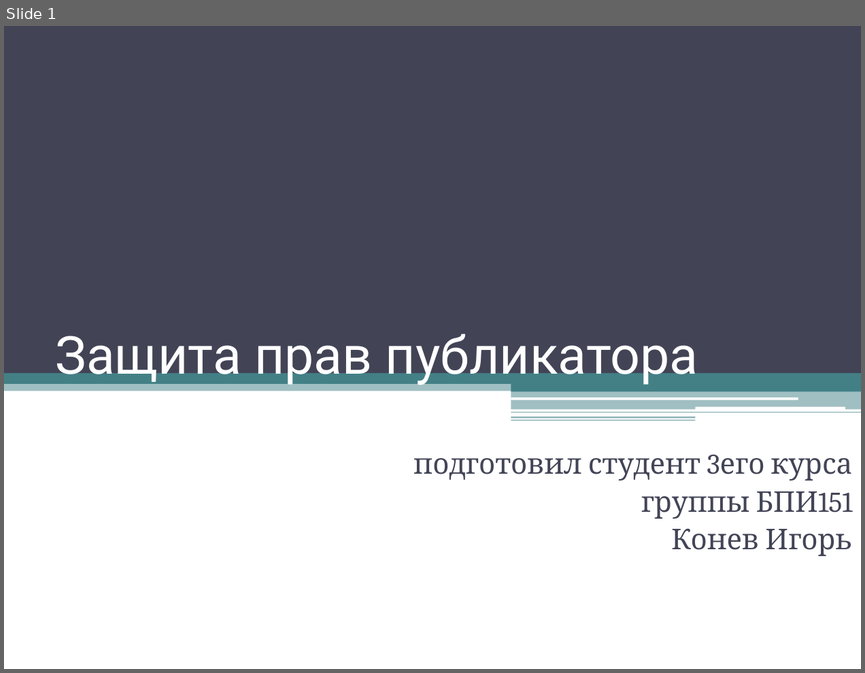
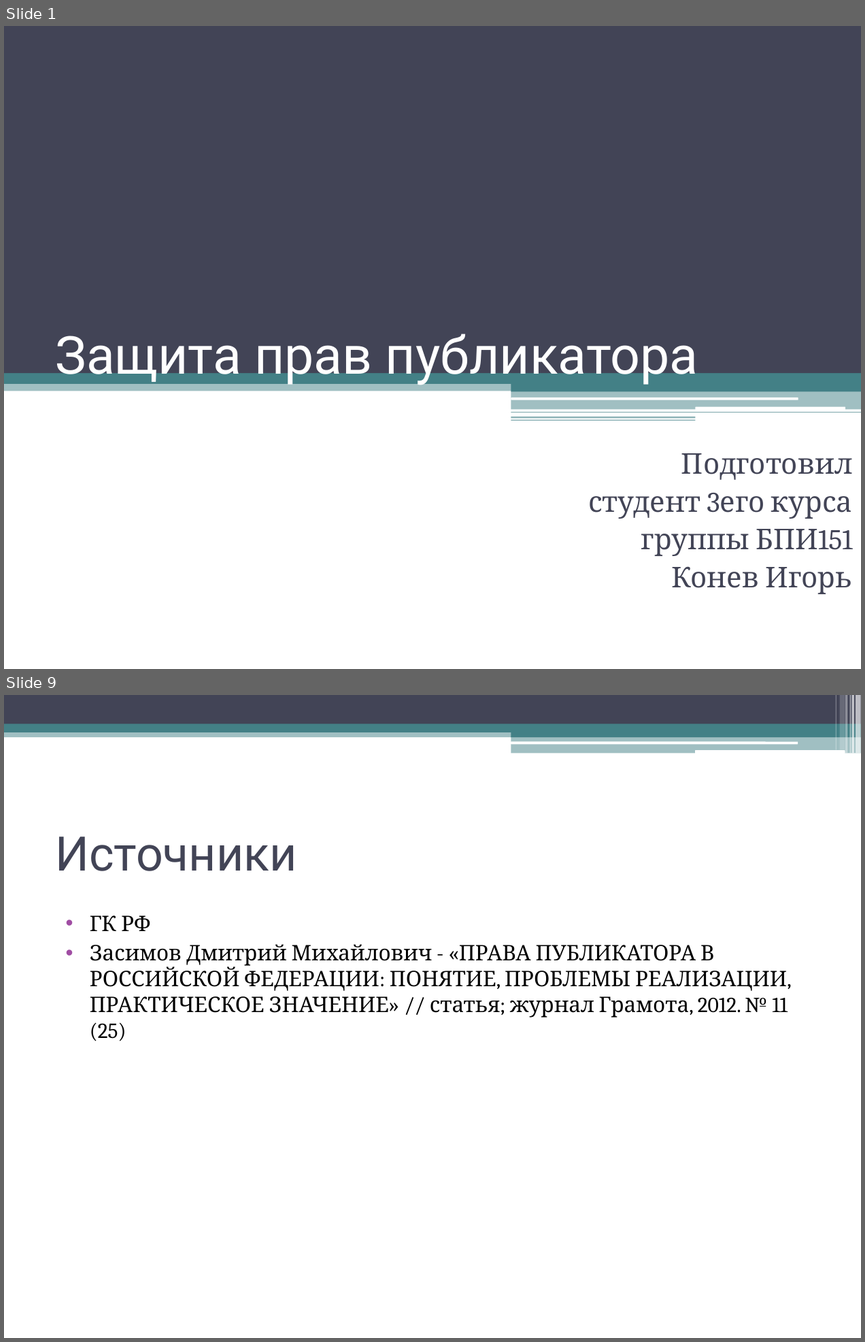
Before and after one commit to Mitsuhide777/PublisherRights, a slide deck: Защита прав публикатора.pptx. Shown one above the other, each under a label of ours: slide 1 before the commit, slides 1 and 9 after it; the slides between them are not shown. The pictures are 865x673 and 865x1342 pixels, drawn with LibreOffice and Linux fonts; fonts in the diff are those of the drawing. Boxes give left, top, right and bottom in pixels: in the first picture for what was removed or moved away, otherwise in the second. Text is boxed around its words. In the diff, an @@ line names an element or a change of style, - is before the commit and + after.

```diff
--- a/Защита прав публикатора.pptx
+++ b/Защита прав публикатора.pptx
@@ slide 9 added at box(4, 695, 861, 1338), background #FFFFFF @@
@@ rectangle added at box(4, 695, 861, 724), fill #424456 @@
@@ rectangle added at box(835, 695, 836, 750), fill #FFFFFF at 30% opacity @@
@@ rectangle added at box(839, 695, 844, 750), fill #FFFFFF at 20% opacity @@
@@ rectangle added at box(845, 695, 848, 753), fill #FFFFFF at 40% opacity @@
@@ rectangle added at box(850, 695, 851, 753), fill #FFFFFF at 60% opacity @@
@@ rectangle added at box(851, 695, 854, 753), fill #FFFFFF at 65% opacity @@
@@ rectangle added at box(855, 695, 861, 753), fill #FFFFFF at 65% opacity @@
@@ rectangle added at box(4, 729, 861, 737), fill #438086 at 50% opacity @@
@@ rectangle added at box(4, 724, 861, 732), fill #438086 @@
@@ rectangle added at box(511, 728, 861, 737), fill #438086 @@
@@ rounded rectangle added at box(511, 741, 798, 744), fill #FFFFFF @@
@@ rectangle added at box(511, 736, 861, 753), fill #438086 at 50% opacity @@
@@ rounded rectangle added at box(695, 750, 844, 753), fill #FFFFFF @@
@@ title added at box(55, 836, 296, 871), 40 pt, text #424456 @@
+Источники
@@ text added at box(90, 915, 787, 1041), 18 pt, text #000000 @@
+• ГК РФ
+• Засимов Дмитрий Михайлович - «ПРАВА ПУБЛИКАТОРА В РОССИЙСКОЙ ФЕДЕРАЦИИ: ПОНЯТИЕ, ПРОБЛЕМЫ РЕАЛИЗАЦИИ, ПРАКТИЧЕСКОЕ ЗНАЧЕНИЕ» // статья; журнал Грамота, 2012. № 11 (25)
@@ slide 1 changed as well @@
@@ subtitle at box(588, 453, 853, 518): text changed @@
-подготовил студент 3его курса
+Подготовил
+студент 3его курса
```
Also in this commit, not shown: 7 other slides added, 2 slides removed, 2 other files.
